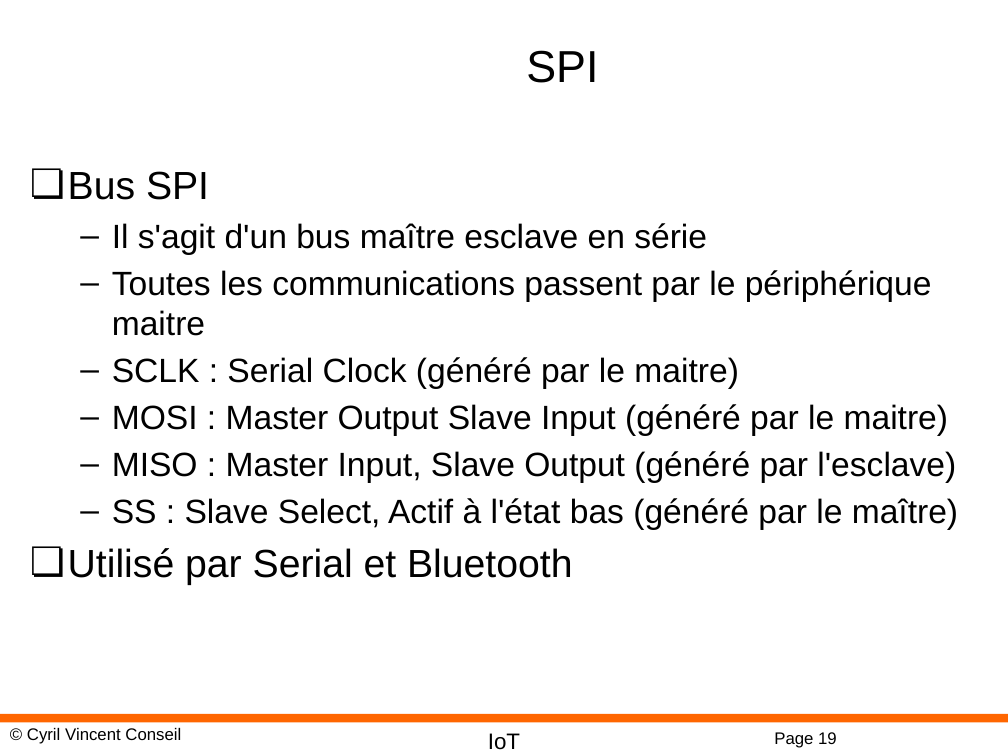
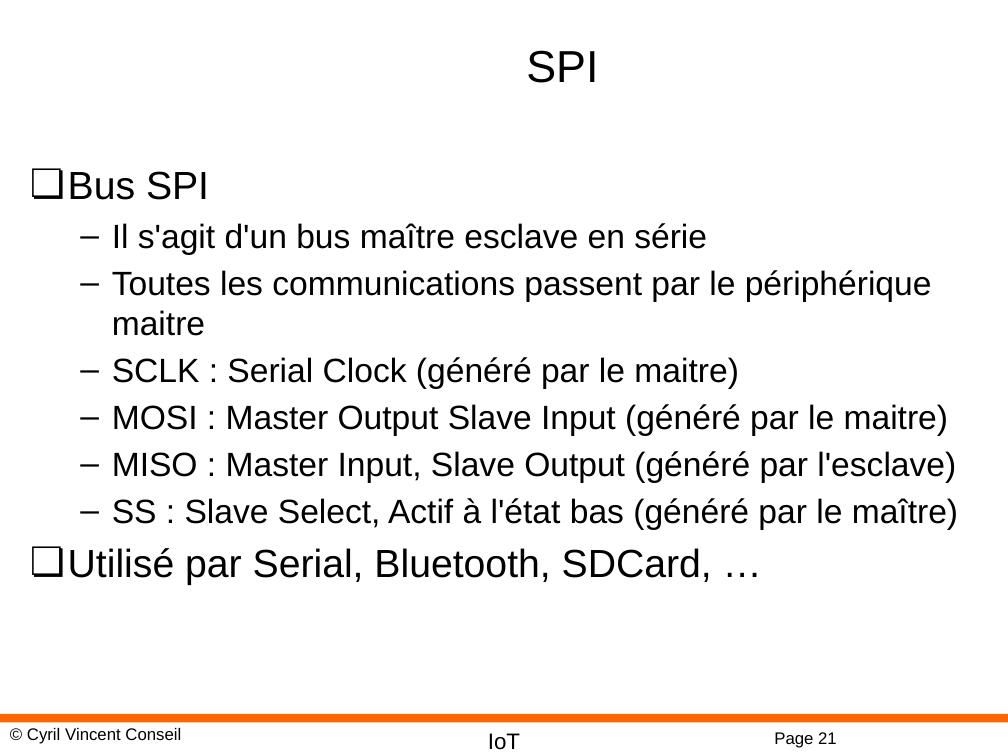
Before and after one commit to cyrilvincent/IoT, a slide deck: slide 21 of ppt/IoT20-MicropythonBus.pptx (slide 19 before the commit). Drawn at 1008x756 pixels with LibreOffice and Linux fonts; fonts in the diff are those of the drawing; background and template pictures are left out. Boxes give left, top, right and bottom in pixels: in the first picture for what was removed or moved away, otherwise in the second. Text is boxed around its words. In the diff, an @@ line names an element or a change of style, - is before the commit and + after.

```diff
--- a/ppt/IoT20-MicropythonBus.pptx
+++ b/ppt/IoT20-MicropythonBus.pptx
@@ text at <box>68,548,712,585</box>: text changed @@
-❏ Utilisé par Serial et Bluetooth
+❏ Utilisé par Serial, Bluetooth, SDCard, …
@@ page number at <box>774,732,837,748</box>: text changed @@
-Page 19
+Page 21
```
Also in this commit, not shown: 2 other slides changed, 2 slides added, 9 other files.
